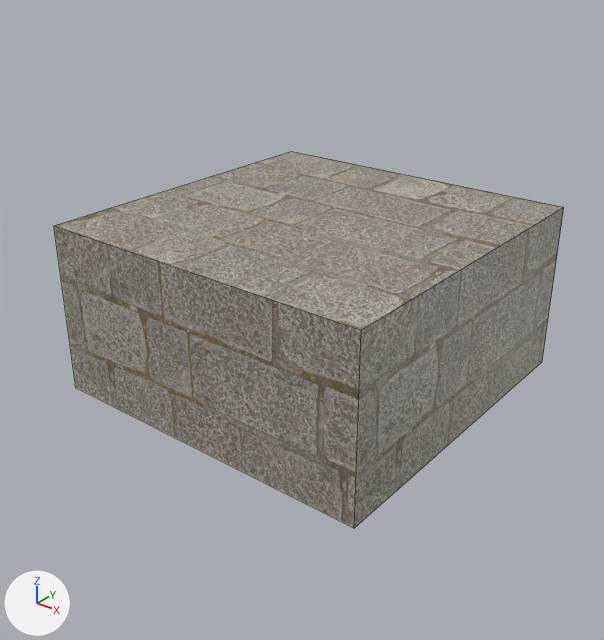
What one commit did to the Blender file blender/sandbox.blend.
The view is the same before and after, from a camera (50 mm lens) standing at (2.69, -3.49, 2.0) and looking at (0.03, -0.17, -0.06). The axes (+X, +Y, +Z) are drawn at lower left. The lights are the same throughout. The picture after the commit comes second. Mesh edges are drawn as thin lines.

Objects in the first picture: '0004-Plate-col'.
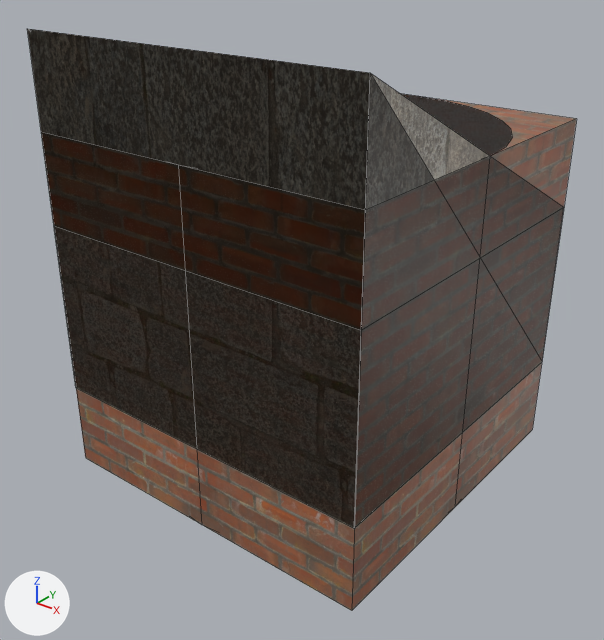
The change, as a list of edits to the scene's bpy script:
```text
Change img_red_brick_diff_1k_jpg:
    img_red_brick_diff_1k_jpg: load_image('red_brick_diff_1k.jpg', 'textures/brick/red_brick_diff_1k.jpg', 1024, 1024, 'sRGB') -> load_image('red_brick_diff_1k.jpg.001', 'textures/brick/red_brick_diff_1k.jpg', 1024, 1024, 'sRGB')
Change img_rock_tile_floor_diff_1k_jpg:
    img_rock_tile_floor_diff_1k_jpg: load_image('rock_tile_floor_diff_1k.jpg', 'textures/brick/rock_tile_floor_diff_1k.jpg', 1024, 1024, 'sRGB') -> load_image('rock_tile_floor_diff_1k.jpg.003', 'textures/brick/rock_tile_floor_diff_1k.jpg', 1024, 1024, 'sRGB')
Add mat_material_003:
    mat_material_003 = principled_material('Material.003')
    mat_material_003.texture = img_rock_tile_floor_diff_1k_jpg
Add mat_material_002:
    mat_material_002 = principled_material('Material.002')
    mat_material_002.texture = img_rock_tile_floor_diff_1k_jpg
Add me_plate_002:
    me_plate_002.from_pydata(...)  # 9 vertices, 6 faces; spans x -1.0..1.0, y -1.0..1.0, z -0.5..1.5
    me_plate_002.materials.append(mat_material_003)  # picture img_rock_tile_floor_diff_1k_jpg
Add me_plate_001:
    me_plate_001.from_pydata(...)  # 8 vertices, 6 faces; spans x -1.0..1.0, y -1.0..1.0, z -0.5..1.5
    me_plate_001.materials.append(mat_material_002)  # picture img_rock_tile_floor_diff_1k_jpg
Change ob_0001_block_col:
    remove ob_0001_block_col.hide_set(True)
Change ob_0003_cylinder_col:
    remove ob_0003_cylinder_col.hide_set(True)
Add ob_0007_ramp_30_col:
    ob_0007_ramp_30_col = bpy.data.objects.new('0007-Ramp-30-col', me_plate_002)
    ob_0007_ramp_30_col.location = (0.0, 0.0, 0.0)
Add ob_0006_ramp_45_col:
    ob_0006_ramp_45_col = bpy.data.objects.new('0006-Ramp-45-col', me_plate_001)
    ob_0006_ramp_45_col.location = (0.0, 0.0, 0.0)
```

Where the change shows, as pixel boxes [x1, y1, x2, y2] in the pictures (604 x 640 px):
'0004-Plate-col', surface changed (darker): [54, 209, 563, 528] in both
'0001-Block-col', shown (brown): after [41, 94, 576, 611]
'0006-Ramp-45-col', added: after [27, 29, 538, 523]
'0007-Ramp-30-col', added: after [371, 74, 557, 257]
'0003-Cylinder-col', shown: after [401, 94, 512, 155]
